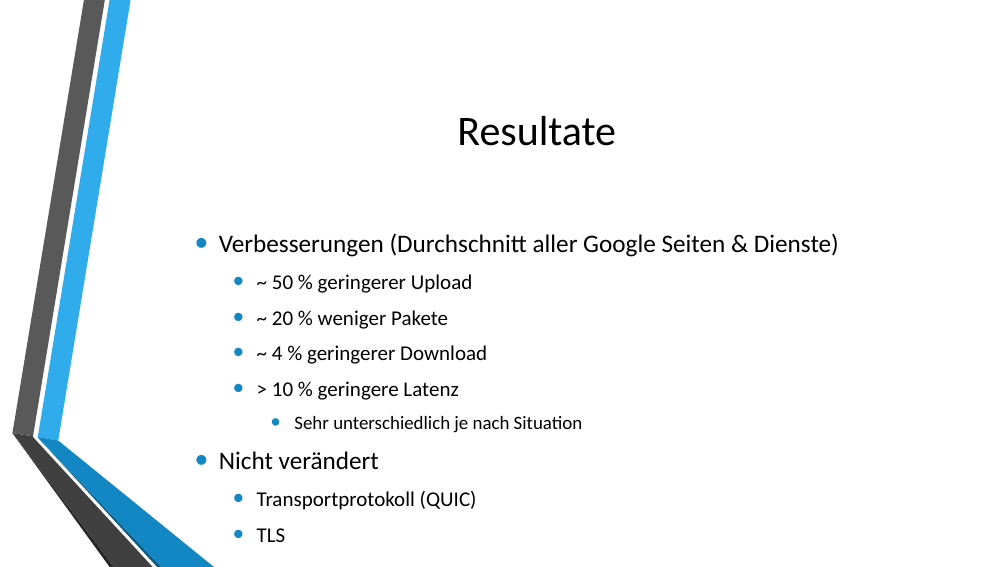
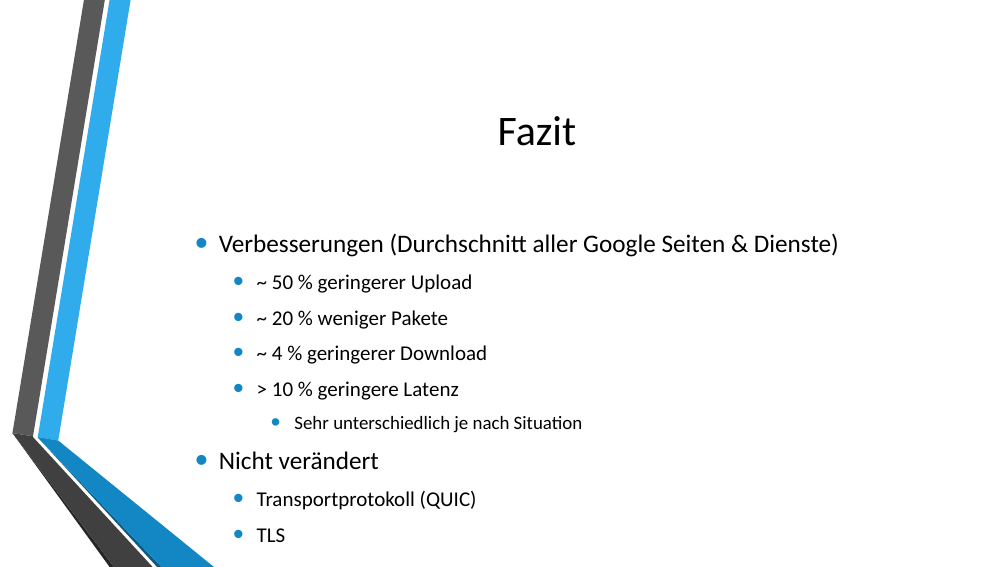
Before and after one commit to autarchprinceps/Reactive-Load-Generator, a slide deck: slide 15 of research/Präsentation.pptx. Drawn at 1008x567 pixels with LibreOffice and Linux fonts; fonts in the diff are those of the drawing; background and template pictures are left out. Boxes give left, top, right and bottom in pixels: in the first picture for what was removed or moved away, otherwise in the second. Text is boxed around its words. In the diff, an @@ line names an element or a change of style, - is before the commit and + after.

```diff
--- a/research/Präsentation.pptx
+++ b/research/Präsentation.pptx
@@ title at bbox=[498, 116, 576, 146]: text changed @@
-Resultate
+Fazit
```
Also in this commit, not shown: 2 other slides changed, 1 slide added.
